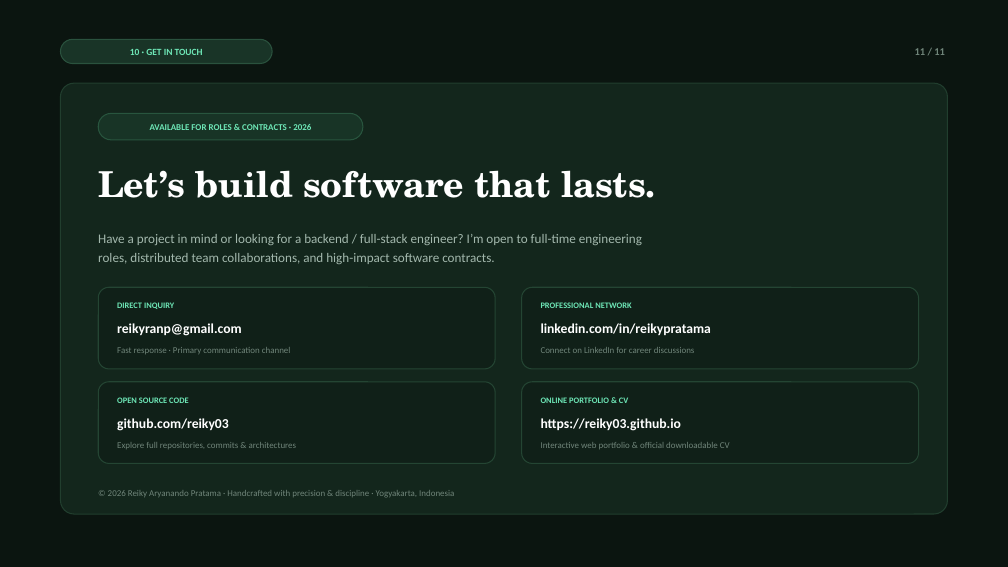
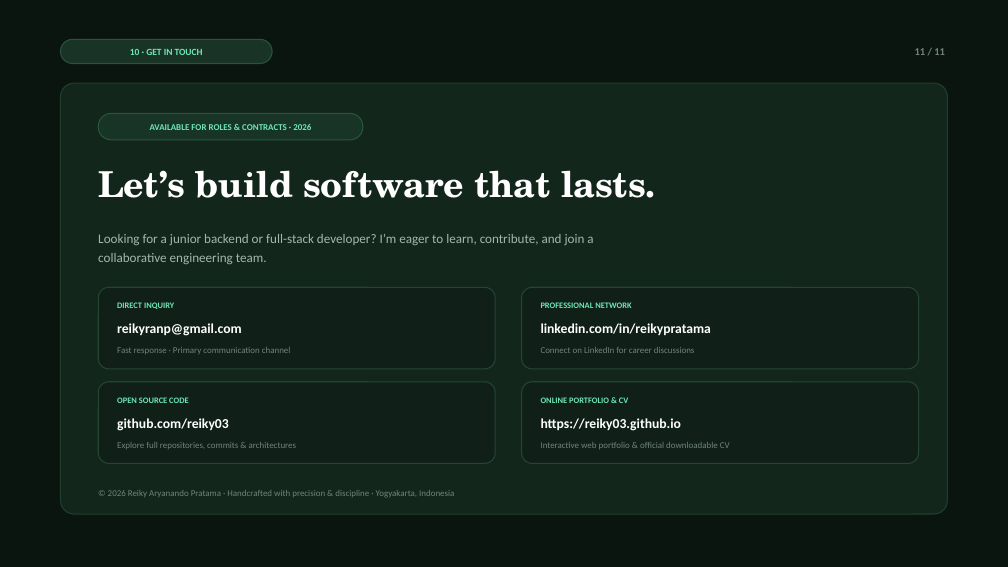
Before and after one commit to reiky03/portfolio, a slide deck: slide 11 of public/reiky-portfolio-presentation.pptx. Drawn at 1008x567 pixels with LibreOffice and Linux fonts; fonts in the diff are those of the drawing. Boxes give left, top, right and bottom in pixels: in the first picture for what was removed or moved away, otherwise in the second. Text is boxed around its words. In the diff, an @@ line names an element or a change of style, - is before the commit and + after.

```diff
--- a/public/reiky-portfolio-presentation.pptx
+++ b/public/reiky-portfolio-presentation.pptx
@@ text at [98,234,593,264]: text changed @@
-Have a project in mind or looking for a backend / full-stack engineer? I’m open to full-time engineering roles, distributed team collaborations, and high-impact software contracts.
+Looking for a junior backend or full-stack developer? I’m eager to learn, contribute, and join a collaborative engineering team.
```
Also in this commit, not shown: 6 other slides changed, 5 other files.
